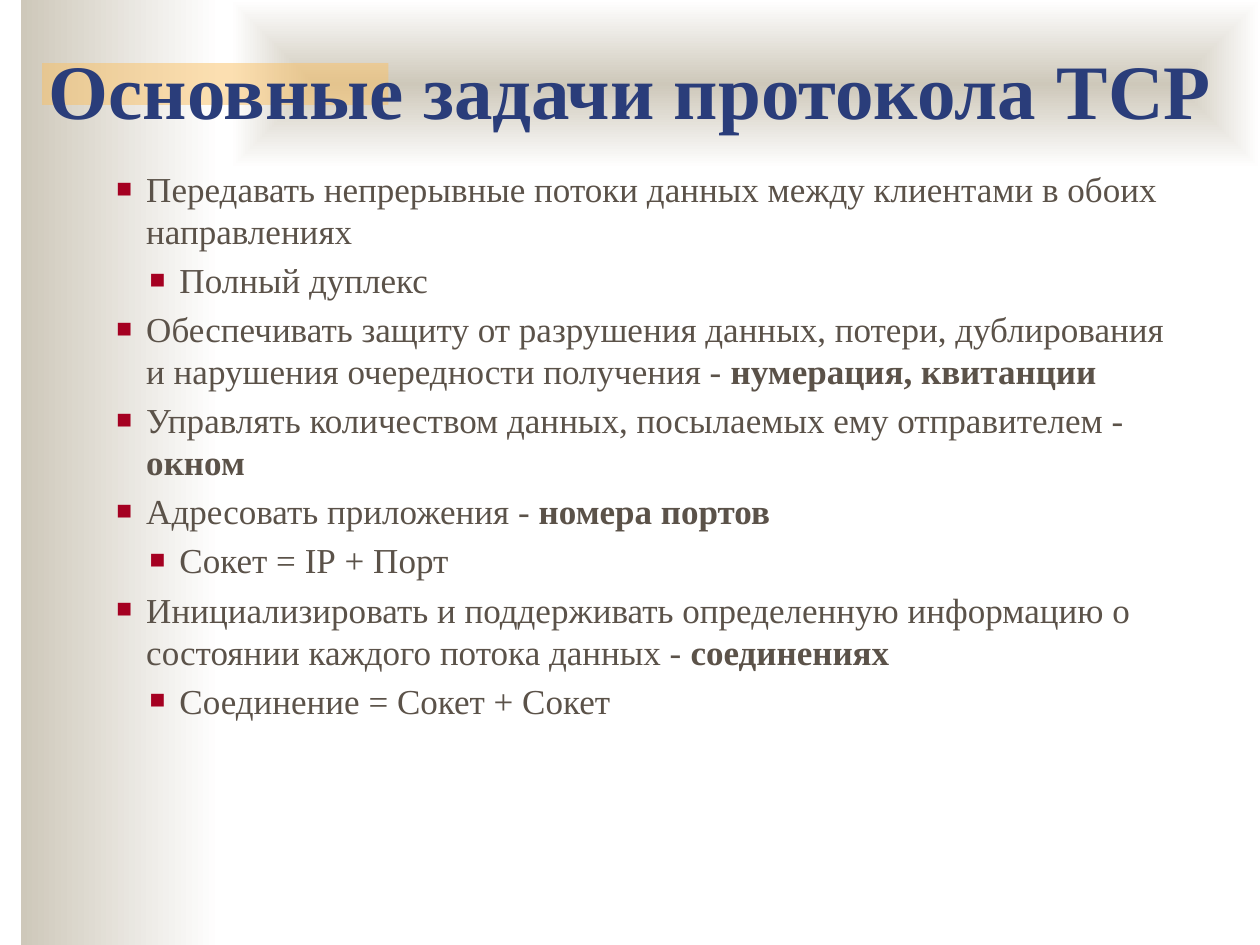
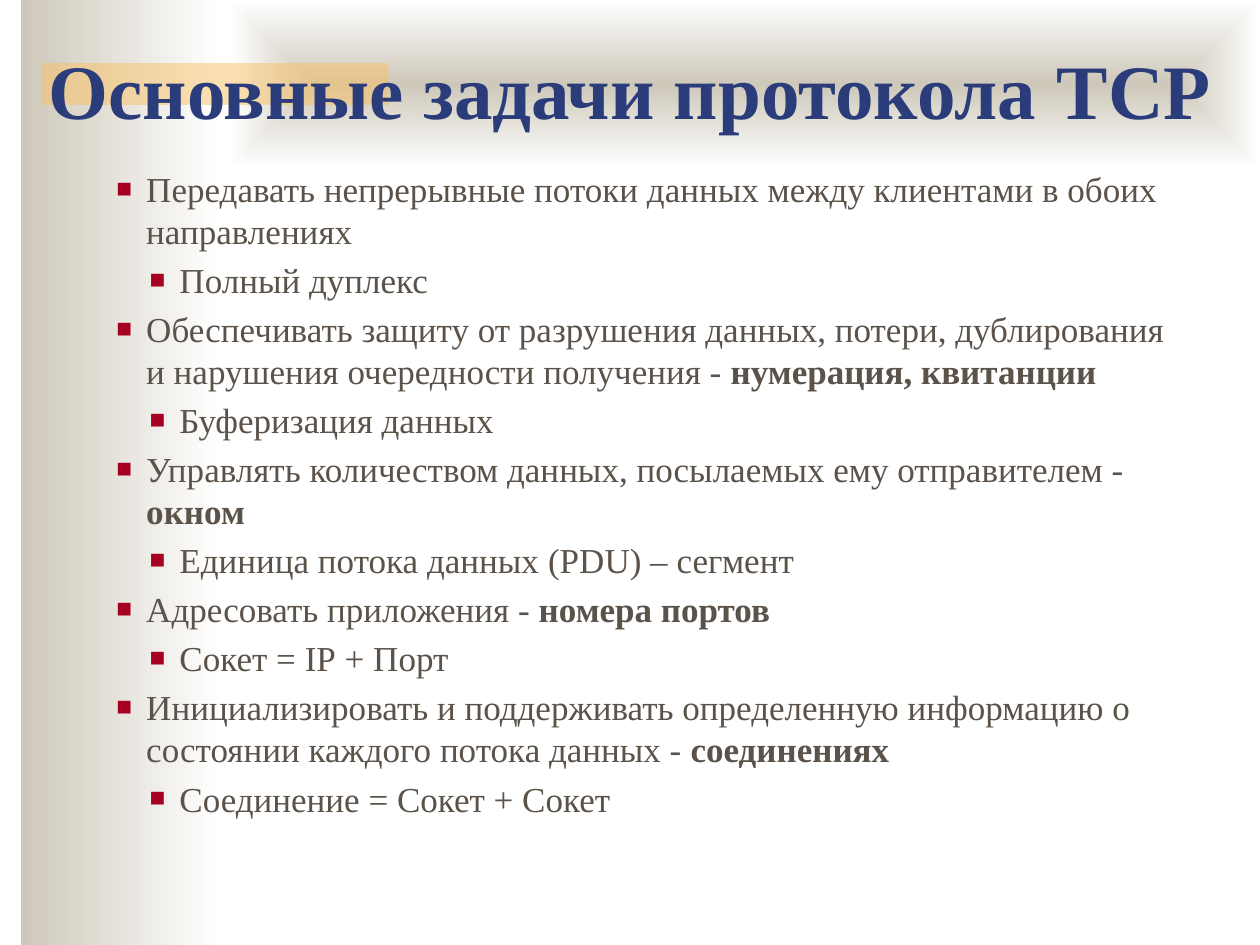
Before and after one commit to ukoloff/nets, a slide deck: slide 13 of lecture/11.pptx (slide 12 before the commit). Drawn at 1260x945 pixels with LibreOffice and Linux fonts; fonts in the diff are those of the drawing; background and template pictures are left out. Boxes give left, top, right and bottom in pixels: in the first picture for what was removed or moved away, otherwise in the second. Text is boxed around its words. In the diff, an @@ line names an element or a change of style, - is before the commit and + after.

```diff
--- a/lecture/11.pptx
+++ b/lecture/11.pptx
@@ text at bbox=[179, 408, 494, 441]: paragraph added @@
+  ■ Буферизация данных
@@ text at bbox=[179, 549, 794, 580]: paragraph added @@
+  ■ Единица потока данных (PDU) – сегмент
```
Also in this commit, not shown: 2 other slides changed, 12 slides added.
